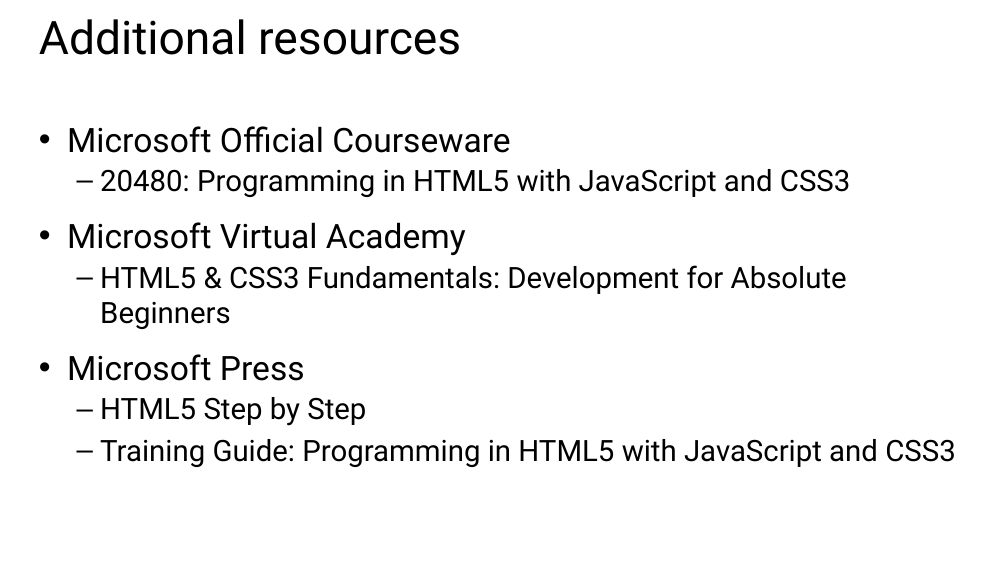
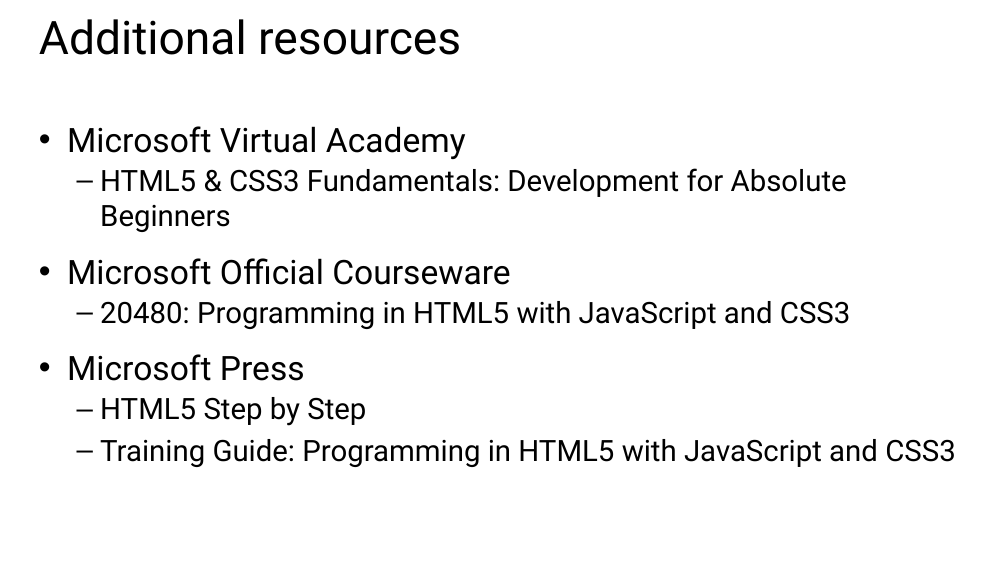
Before and after one commit to GeekTrainer/Flask, a slide deck: slide 12 of Slides/Module 3 - Creating an interface.pptx. Drawn at 1008x567 pixels with LibreOffice and Linux fonts; fonts in the diff are those of the drawing. Boxes give left, top, right and bottom in pixels: in the first picture for what was removed or moved away, otherwise in the second. Text is boxed around its words. In the diff, an @@ line names an element or a change of style, - is before the commit and + after.

Commit message:
Slides

```diff
--- a/Slides/Module 3 - Creating an interface.pptx
+++ b/Slides/Module 3 - Creating an interface.pptx
@@ text at (67, 126, 847, 232): paragraphs added @@
+• Microsoft Virtual Academy
+  – HTML5 & CSS3 Fundamentals: Development for Absolute Beginners
@@ text at (67, 222, 847, 329): paragraphs removed @@
-• Microsoft Virtual Academy
-  – HTML5 & CSS3 Fundamentals: Development for Absolute Beginners
```
Also in this commit, not shown: 20 slides removed.
